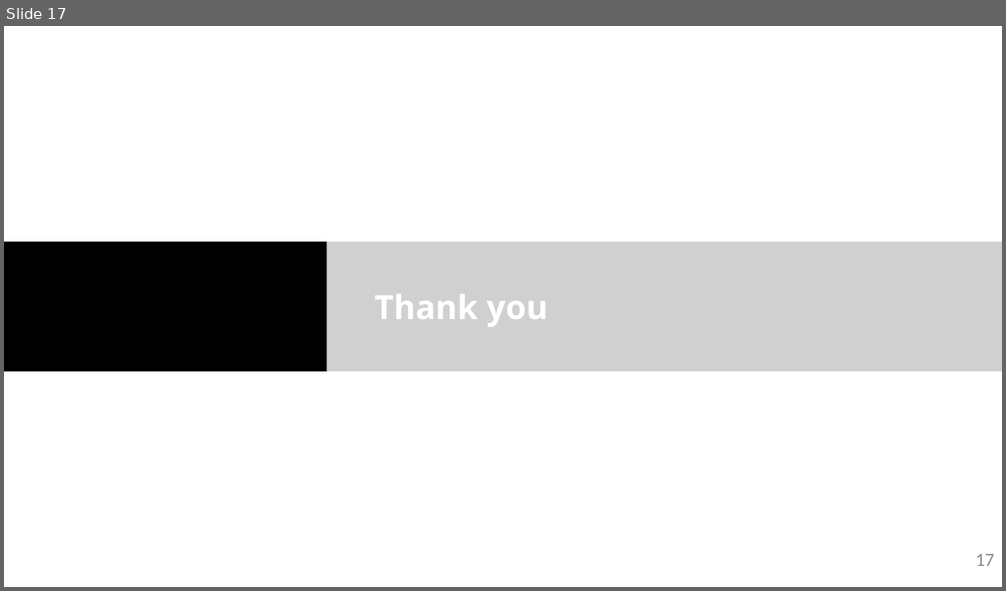
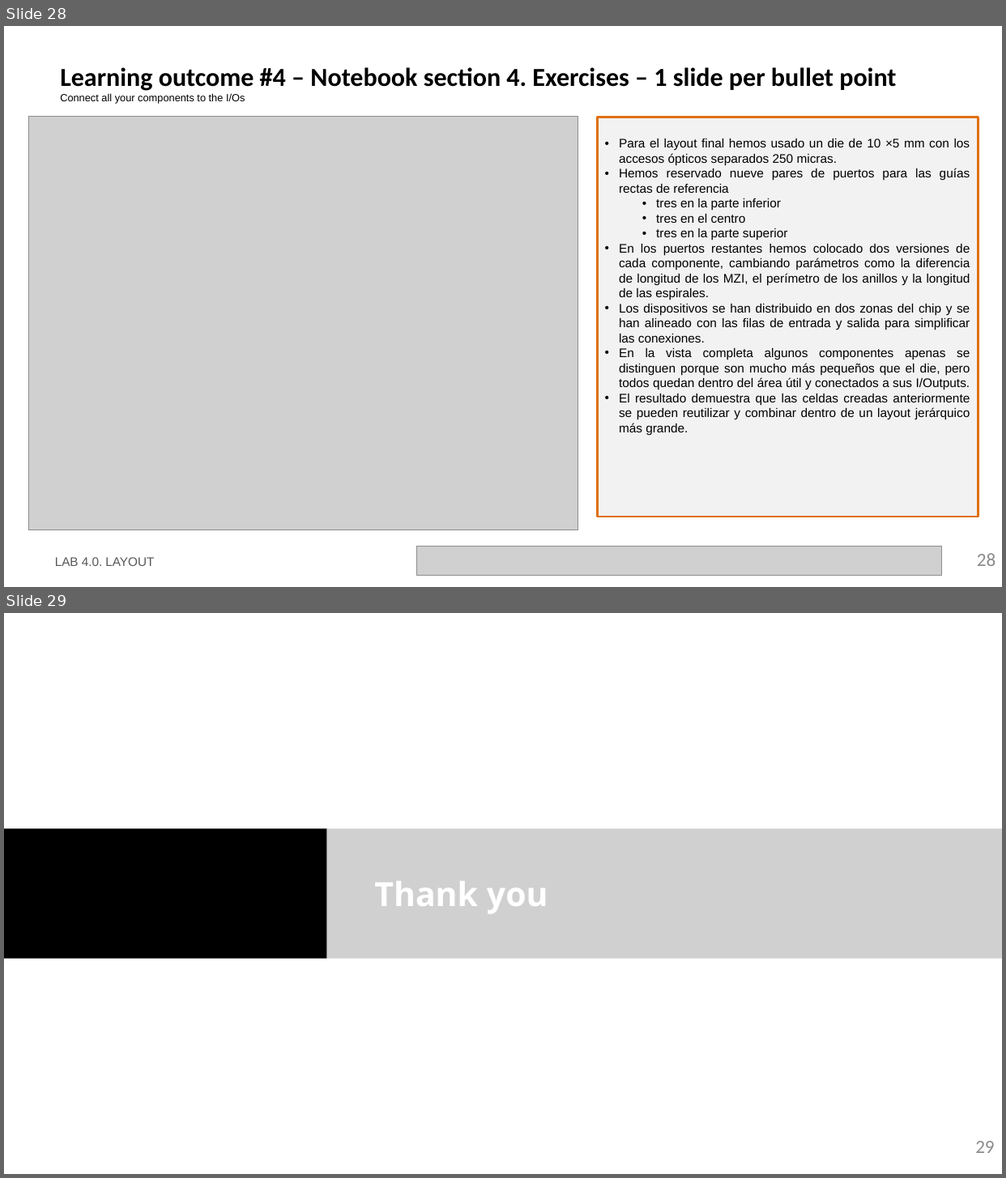
Before and after one commit to Japeacru/cifoin-lab4, a slide deck: LabBook_40.pptx. Shown one above the other, each under a label of ours: slide 17 before the commit, slides 28 and 29 after it. The pictures are 1006x591 and 1006x1178 pixels, drawn with LibreOffice and Linux fonts; fonts in the diff are those of the drawing; grey boxes stand for pictures; background and template pictures are left out. Boxes give left, top, right and bottom in pixels: in the first picture for what was removed or moved away, otherwise in the second. Text is boxed around its words. In the diff, an @@ line names an element or a change of style, - is before the commit and + after.

```diff
--- a/LabBook_40.pptx
+++ b/LabBook_40.pptx
@@ slide 28 added at [4,26,1002,587], background #FFFFFF @@
@@ title added at [60,67,896,104], 25 pt, text #000000, bold @@
+Learning outcome #4 – Notebook section 4. Exercises – 1 slide per bullet point
+Connect all your components to the I/Os
@@ picture added at [28,117,577,531] @@
@@ rectangle added at [598,118,978,517], fill #F2F2F2, outline #E0700D 2.25 pt, 12 pt, text #000000 @@
+• Para el layout final hemos usado un die de 10 ×5 mm con los accesos ópticos separados 250 micras.
+• Hemos reservado nueve pares de puertos para las guías rectas de referencia
+  • tres en la parte inferior
+  • tres en el centro
+  • tres en la parte superior
+• En los puertos restantes hemos colocado dos versiones de cada componente, cambiando parámetros como la diferencia de longitud de los MZI, el perímetro de los anillos y la longitud de las espirales.
+• Los dispositivos se han distribuido en dos zonas del chip y se han alineado con las filas de entrada y salida para simplificar las conexiones.
+• En la vista completa algunos componentes apenas se distinguen porque son mucho más pequeños que el die, pero todos quedan dentro del área útil y conectados a sus I/Outputs.
+• El resultado demuestra que las celdas creadas anteriormente se pueden reutilizar y combinar dentro de un layout jerárquico más grande.
@@ text added at [55,557,154,566], 12 pt, text #585858 @@
+LAB 4.0. LAYOUT
@@ picture added at [417,546,942,576] @@
@@ page number added at [977,553,995,566], 18 pt, text #8C8C8C @@
+28
@@ what was slide 17 is now slide 29 @@
@@ page number at [975,1141,994,1153]: text changed @@
-17
+29
```
Also in this commit, not shown: 1 slide changed, 11 other slides added, 1 other file.
